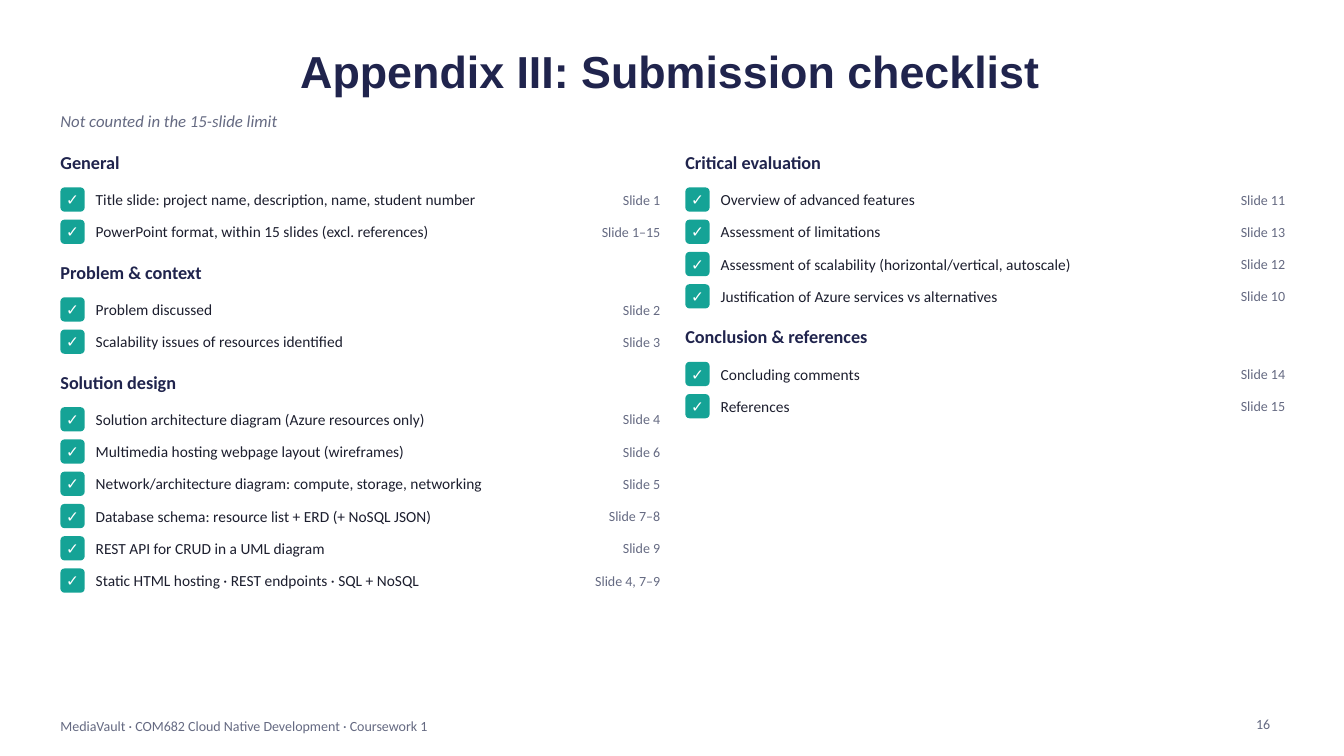
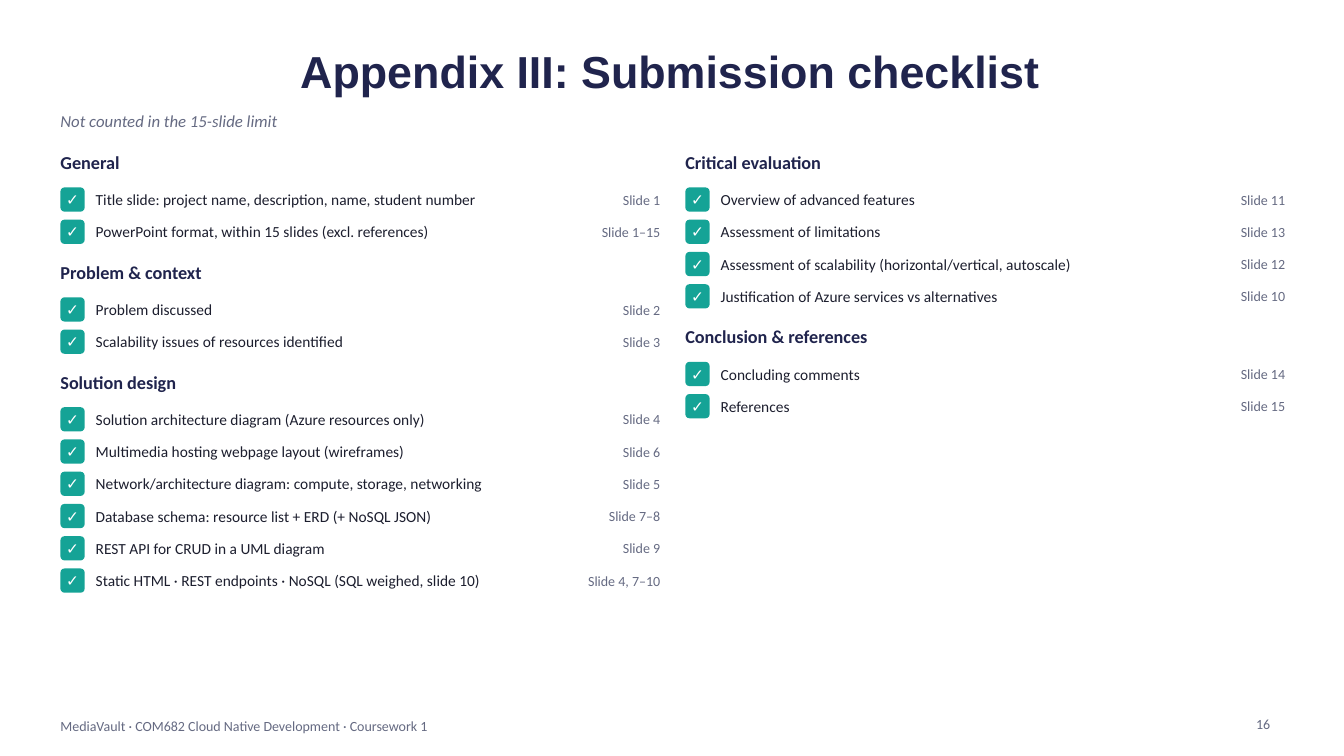
Before and after one commit to shahedlxix/Claude, a slide deck: slide 16 of coursework1/MediaVault_COM682_CW1.pptx. Drawn at 1344x756 pixels with LibreOffice and Linux fonts; fonts in the diff are those of the drawing. Boxes give left, top, right and bottom in pixels: in the first picture for what was removed or moved away, otherwise in the second. Text is boxed around its words. In the diff, an @@ line names an element or a change of style, - is before the commit and + after.

```diff
--- a/coursework1/MediaVault_COM682_CW1.pptx
+++ b/coursework1/MediaVault_COM682_CW1.pptx
@@ text at <box>96,575,479,589</box>: text changed @@
-Static HTML hosting · REST endpoints · SQL + NoSQL
+Static HTML · REST endpoints · NoSQL (SQL weighed, slide 10)
@@ text at <box>588,576,660,588</box>: text changed @@
-Slide 4, 7–9
+Slide 4, 7–10
```
Also in this commit, not shown: 10 other slides changed, 1 slide added, 1 slide removed, 1 other file.
